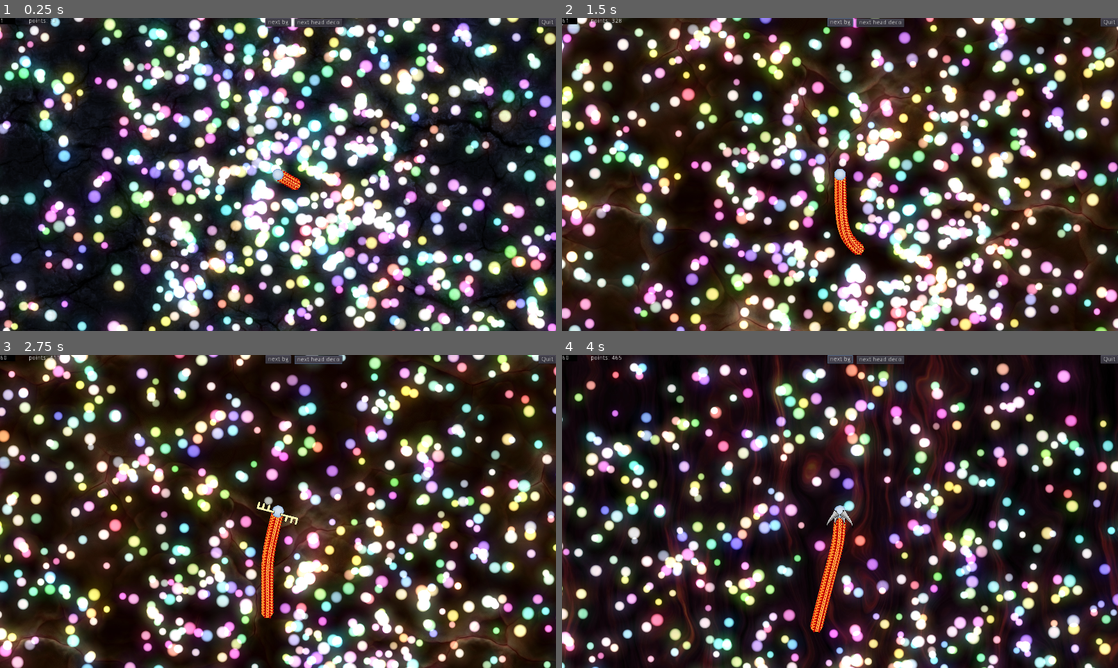
Above: before the commit, frames 1-4 (two rows, left to right).
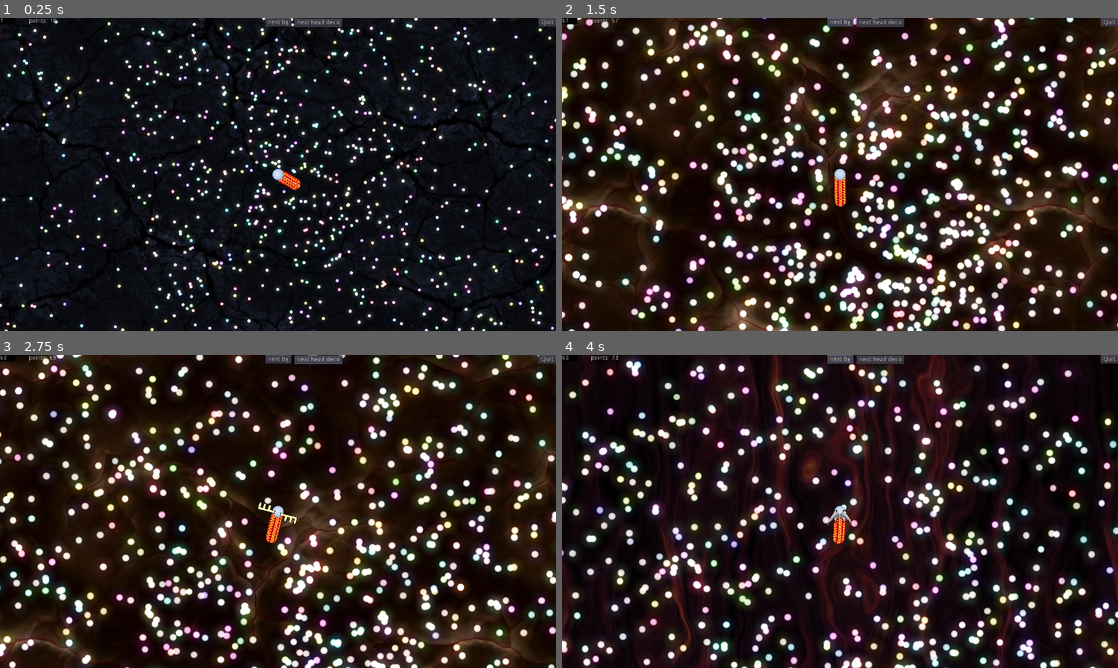
Above: after the commit, the same moments.

Repository: PostPollux/wriggly-worms
Game: Godot game, scene res://game.tscn
Same seed, same stepped clock (60 frames per second), same inputs: the game is played once before the commit and once after it. The engine's default icon, where the game draws it, is replaced by a stand-in: a white triangle on a blue panel in a dark square.
Inputs:
- Up to frame 1 (0.25 s): no input
- Up to frame 2 (1.5 s): click "next bg" at 0.5 s; click "next bg" at 1.25 s
- Up to frame 3 (2.75 s): click "next head deco" at 2 s
- Up to frame 4 (4 s): click "next head deco" at 2.75 s; click "next bg" at 3.5 s

The runs differ from the first frame. In frame 1, 61% of the frame differs, in the area x 0-100%, y 0-100%; in frame 2, 40%; in frame 3, 36%; in frame 4, 31%.

Commit message:
tween in food + adjust food values

Diff:
--- a/Food/GlowingFood.gd
+++ b/Food/GlowingFood.gd
@@ -8,7 +8,9 @@
 onready var FoodCollider : Area2D =$"Area2D"
 
 var points : int = 1
+var food_scale : Vector2 = Vector2(1,1)
 
+var CreationTween : Tween
 
 signal just_eaten
 
@@ -19,18 +21,33 @@
 	# apply random points, color and seed
 	FoodMaterial.set_shader_param("seed", randf()*100)
 	FoodMaterial.set_shader_param("color", Vector3(randf(), randf(), randf()))
-	points = randi() % 10 +1
 
-	self.scale = Vector2( 1 + points * 0.1, 1 + points * 0.1)
-	# set visual movement speed
-	FoodMaterial.set_shader_param("speed", 2.0)
+	food_scale = Vector2( 1 + points * 0.1, 1 + points * 0.1)
+
+	CreationTween = Tween.new()
+	CreationTween.connect("tween_all_completed", self, "remove_creation_tween")
+	# define tweens
+	CreationTween.interpolate_property(
+		self,
+		"scale",
+		Vector2(0,0),
+		food_scale, 0.8,
+		Tween.TRANS_SINE,
+		Tween.EASE_OUT)
+	self.add_child(CreationTween)
+
+	CreationTween.start()
 
 
+
+func remove_creation_tween():
+	CreationTween.queue_free()
 
 
 func eat() -> void:
 	emit_signal("just_eaten", points)
 	self.queue_free()
+
 
 
 func _on_Area2D_area_entered(area: Area2D) -> void:
--- a/Food/GlowingFood.tscn
+++ b/Food/GlowingFood.tscn
@@ -7,18 +7,19 @@
 [sub_resource type="ShaderMaterial" id=1]
 resource_local_to_scene = true
 shader = ExtResource( 2 )
-shader_param/brightness = 0.5
+shader_param/brightness = 0.8
 shader_param/seed = 73.5984
 shader_param/speed = 2.0
-shader_param/amplitude = Vector2( 2, 2 )
-shader_param/flicker_strength = 0.1
-shader_param/flicker_speed = 3.0
+shader_param/amplitude = Vector2( 3, 3 )
+shader_param/flicker_strength = 0.15
+shader_param/flicker_speed = 5.0
 shader_param/color = Vector3( 0.621225, 0.962688, 0.978975 )
 
 [sub_resource type="CircleShape2D" id=2]
 radius = 12.6175
 
 [node name="GlowingFood" type="Node2D"]
+scale = Vector2( 1.1, 1.1 )
 script = ExtResource( 1 )
 __meta__ = {
 "_edit_group_": true
